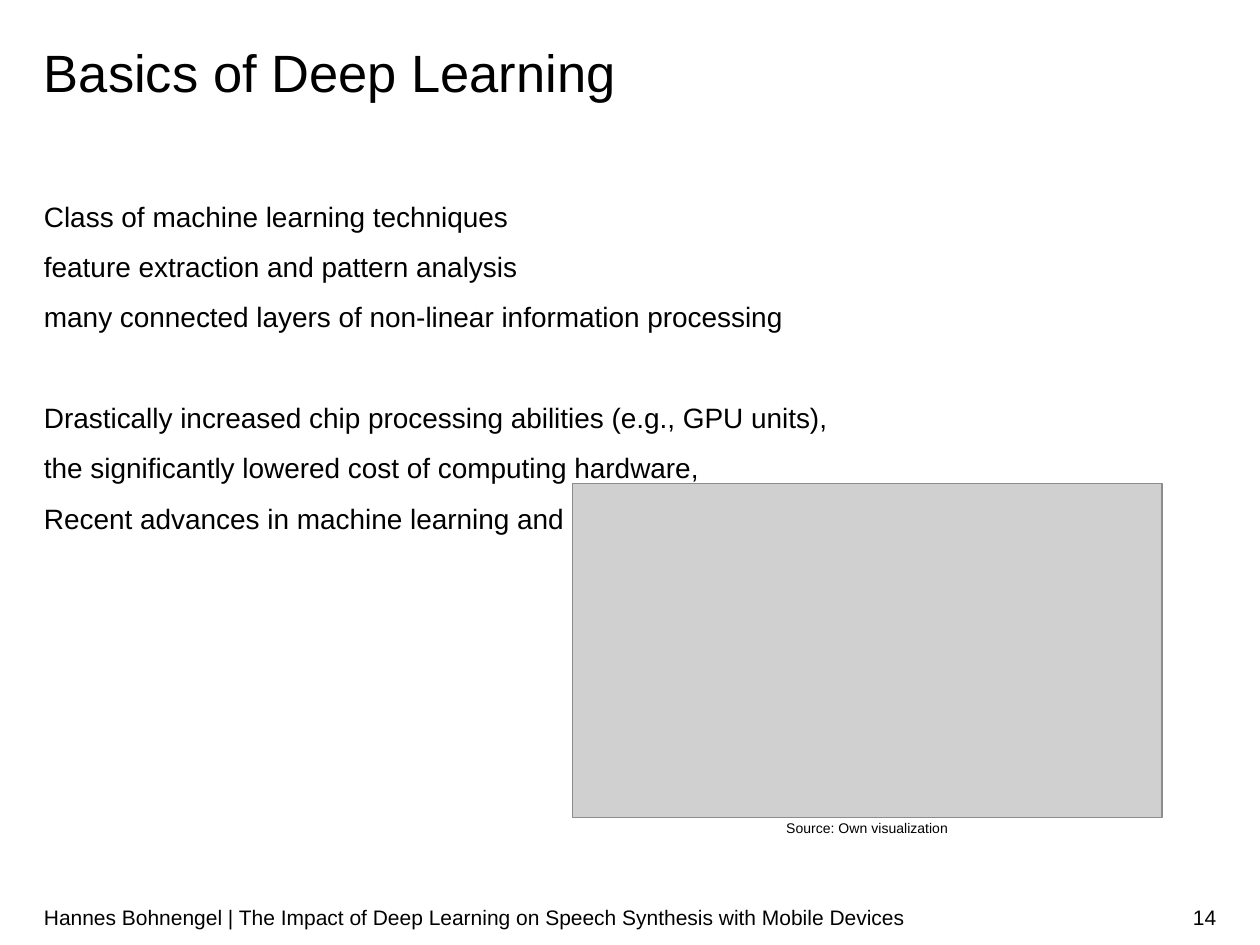
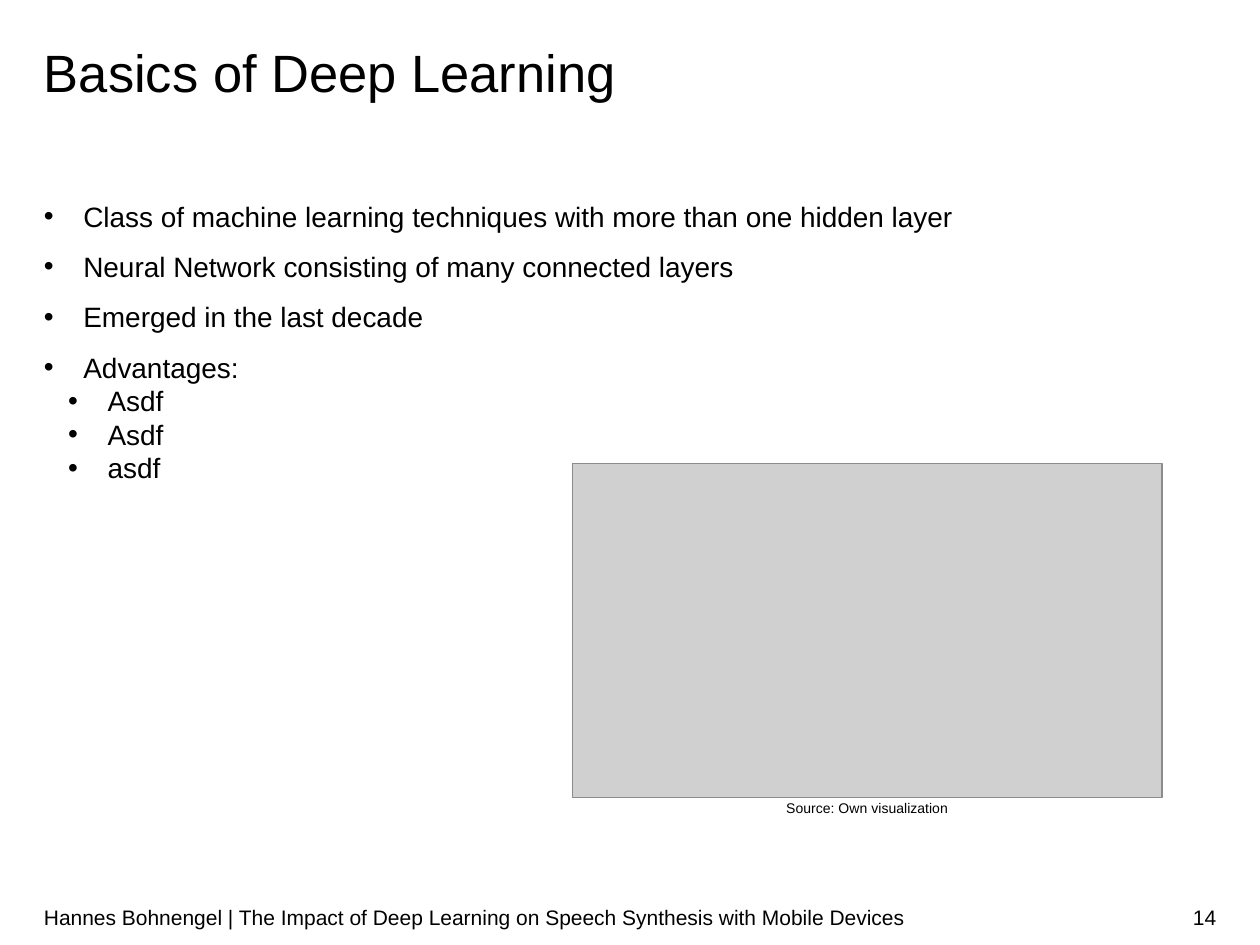
Before and after one commit to hannesb0/deeplearning, a slide deck: slide 14 of pres/Final_Presentation_V03.pptx. Drawn at 1260x945 pixels with LibreOffice and Linux fonts; fonts in the diff are those of the drawing; grey boxes stand for pictures; background and template pictures are left out. Boxes give left, top, right and bottom in pixels: in the first picture for what was removed or moved away, otherwise in the second. Text is boxed around its words. In the diff, an @@ line names an element or a change of style, - is before the commit and + after.

Commit message:
last work

```diff
--- a/pres/Final_Presentation_V03.pptx
+++ b/pres/Final_Presentation_V03.pptx
@@ text at (83, 206, 953, 479): text changed @@
-Class of machine learning techniques
-feature extraction and pattern analysis
-many connected layers of non-linear information processing
-Drastically increased chip processing abilities (e.g., GPU units),
-the significantly lowered cost of computing hardware,
-Recent advances in machine learning and signal/information processing research.
+• Class of machine learning techniques with more than one hidden layer
+• Neural Network consisting of many connected layers
+• Emerged in the last decade
+• Advantages:
+  • Asdf
+  • Asdf
+  • asdf
@@ picture: place and size @@
-picture at (572, 484, 1162, 818)
+picture at (572, 464, 1162, 798)
@@ text "Source: Own visualization": place and size @@
-text "Source: Own visualization" at (786, 823, 947, 833)
+text "Source: Own visualization" at (786, 803, 947, 813)
```
Also in this commit, not shown: 2 other slides changed, 2 slides removed.
